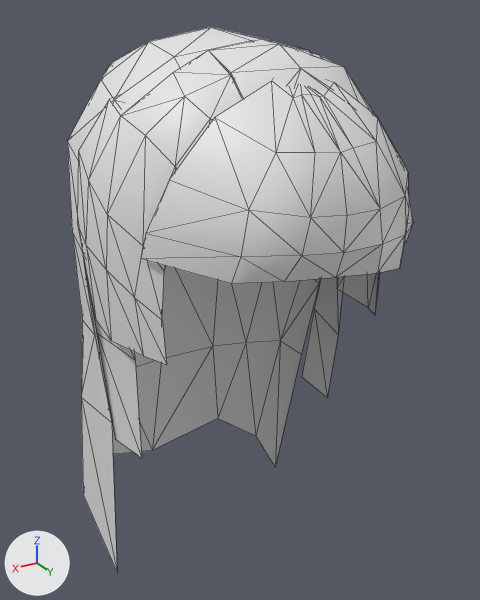
Two versions of the glTF model assets/Converted Models/HairStyle/Human Female/Wizard female hair 55.glb, one commit apart.
Camera for both pictures: a 50 mm lens placed at (0.176, 0.306, 0.161), pointed at (-0.013, -0.009, 0.004). Arrows for +X, +Y and +Z are at lower left; the lights stay in place. The first picture is the older version. Mesh edges are drawn as thin lines.

In view in the first picture: '��_0'.
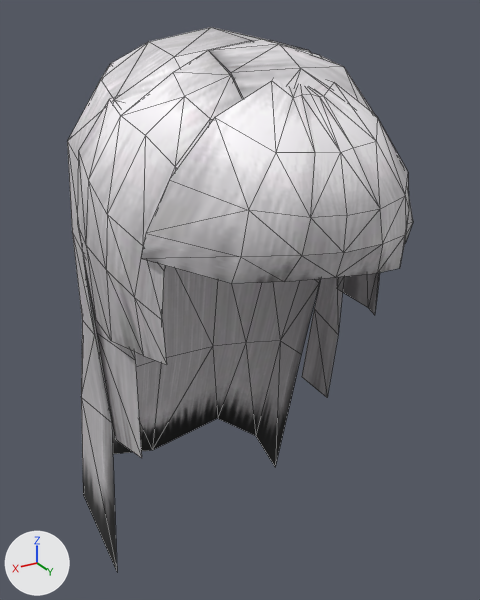
Changed parts and their boxes [x1, y1, x2, y2] in the pictures (480 x 600 px):
```json
{"object": "��_0", "change": "recoloured", "before": [67, 27, 413, 571], "after": [67, 27, 413, 571]}
```

The change, as JSON lines over the scene's bpy script:
```json
{"op": "add", "block": "img_tex_6055092352253804169_dds", "code": ["img_tex_6055092352253804169_dds = load_image('tex_6055092352253804169.dds', '_unpacked/tex_6055092352253804169.dds', 512, 512, 'sRGB')"]}
{"op": "add", "block": "mat_金花_0_mat_001", "code": ["mat_金花_0_mat_001 = principled_material('金花_0_mat.001')", "mat_金花_0_mat_001.texture = img_tex_6055092352253804169_dds"]}
{"block": "me_0_001", "where": "me_0_001.from_pydata(...)  # 174 vertices, 252 faces; spans x -0.08..0.083, y -0.127..0.104, z -0.173..0.155"}
{"op": "add", "block": "me_0_001", "code": "me_0_001.materials.append(mat_金花_0_mat_001)  # picture img_tex_6055092352253804169_dds"}
```
